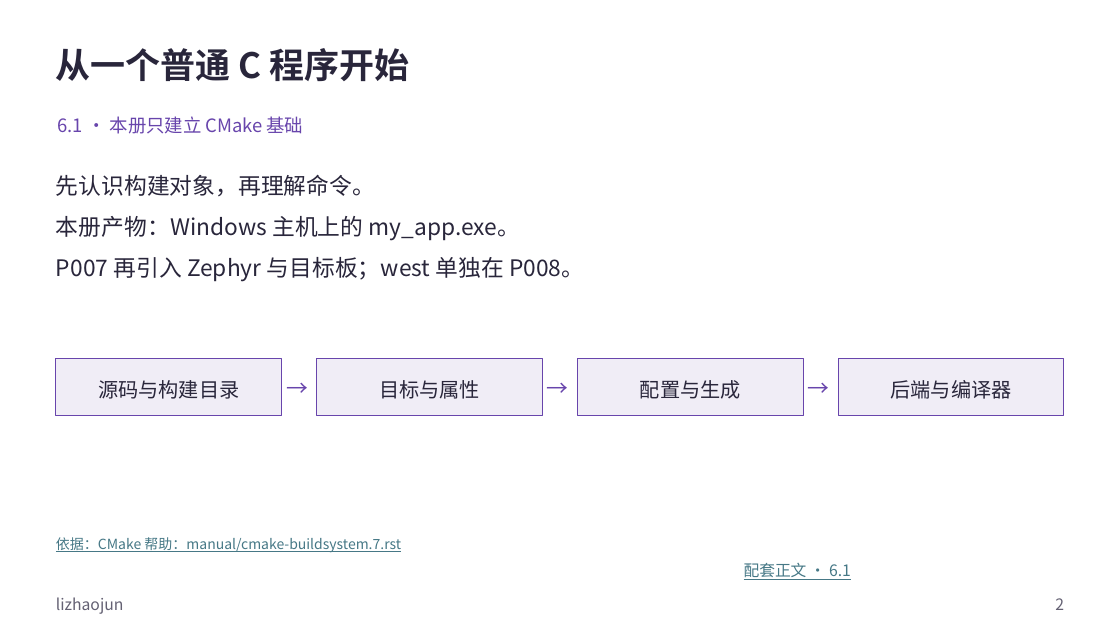
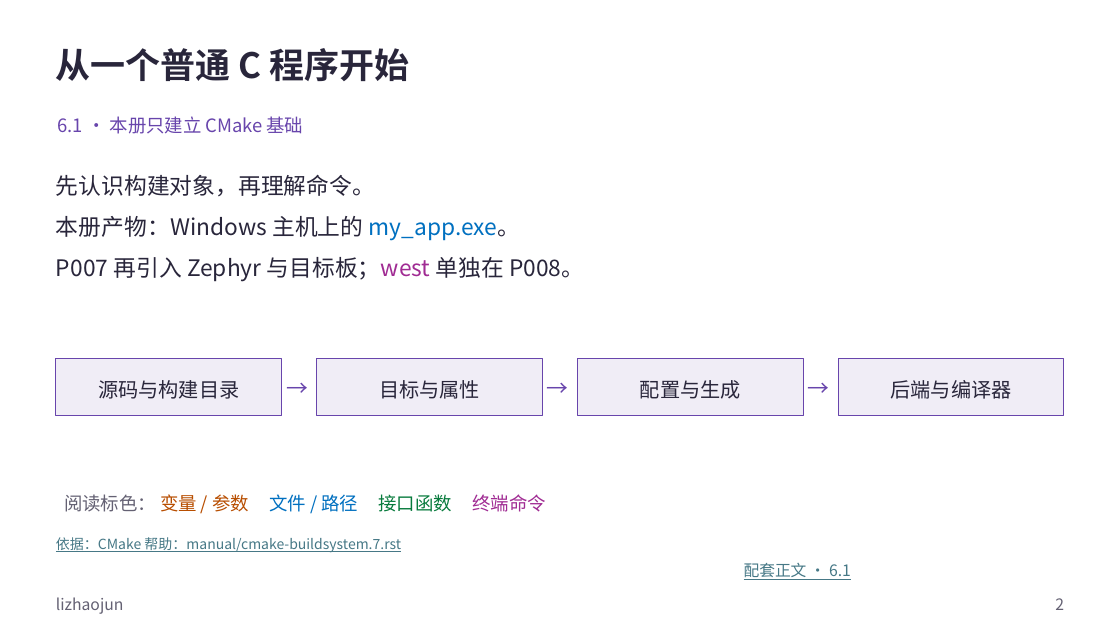
Before and after one commit to FormingSystem/zephyr_hc32f4a0, a slide deck: slide 2 of learning/P01_zephyr_make_project/slides/P006_原生CMake与目标模型_Windows.pptx. Drawn at 1120x630 pixels with LibreOffice and Linux fonts; fonts in the diff are those of the drawing. Boxes give left, top, right and bottom in pixels: in the first picture for what was removed or moved away, otherwise in the second. Text is boxed around its words. In the diff, an @@ line names an element or a change of style, - is before the commit and + after.

Commit message:
content(learning/cmake-native): 统一原生CMake函数与参数展示
- 用一致配色呈现 CMake 函数、使用范围参数和源码目录，保留练习代码与 1.2 倍行距。
- 正式 PPT 与可重建原生源同步，保留封面、媒体、批注和非正文页脚署名。

```diff
--- a/learning/P01_zephyr_make_project/slides/P006_原生CMake与目标模型_Windows.pptx
+++ b/learning/P01_zephyr_make_project/slides/P006_原生CMake与目标模型_Windows.pptx
@@ text at (56,216,584,282): text colour #29263B to #0070C0 in "my_app.exe。"; text colour #29263B to #A02B93 in "与目标板；west" @@
@@ text added at (64,494,546,512), 15.8 pt, text #646173 @@
+阅读标色： 变量 / 参数 文件 / 路径 接口函数 终端命令
```
Also in this commit, not shown: 19 other slides changed, 21 other files.
